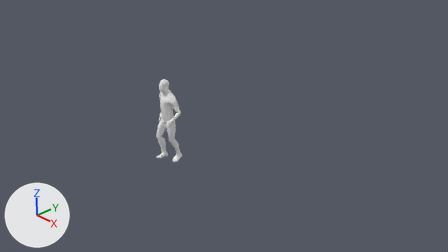
The Blender file anim_man.blend, before and after one commit.
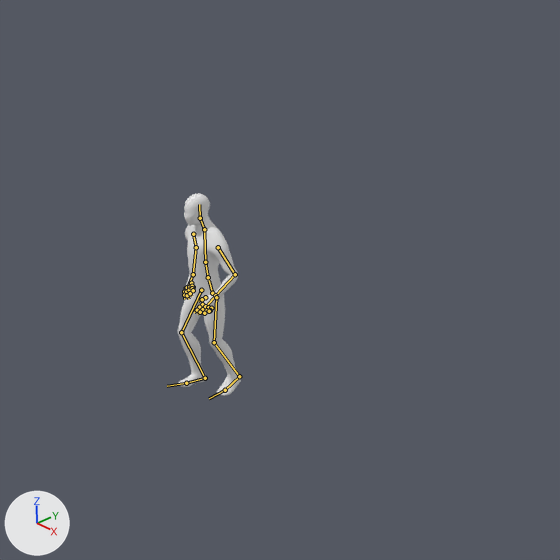
Old and new are each drawn from the file's camera 'Camera' and again close up on the part from 19% to 70% of the width and 0% to 91% of the height. The lights are fixed; the arrows at lower left show +X, +Y and +Z. Both versions are drawn at frame 34 of the action 'Root|Root|Walk_loop|Root|Walk_loop'; the numbers are the values there. The bones that bend it are drawn over the model as lines in the close-ups.

The first close-up shows 'Human_BaseMesh'.
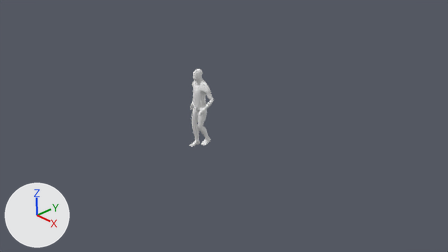
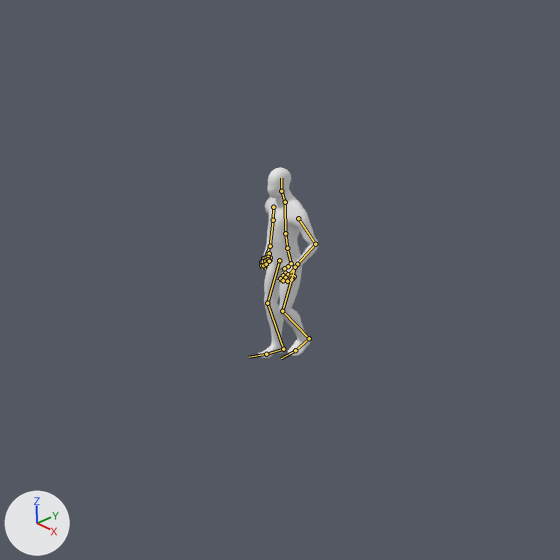
Changed parts and their boxes (x1, y1, x2, y2) in the close-ups (560 x 560 px):
'Human_BaseMesh', posed: before (178, 193, 241, 396); after (258, 167, 318, 358)
bone 'hips', root to tip: before (212, 293) to (209, 280); after (291, 263) to (288, 251)
bone 'upper_arm.L', root to tip: before (218, 247) to (235, 274); after (298, 218) to (315, 244)
bone 'upper_arm.R', root to tip: before (193, 234) to (196, 247); after (273, 207) to (273, 220)
bone 'forearm.R', root to tip: before (196, 247) to (193, 274); after (273, 220) to (270, 246)
bone 'thigh.L', root to tip: before (216, 297) to (214, 342); after (295, 267) to (282, 311)
bone 'shin.L', root to tip: before (214, 342) to (239, 376); after (282, 311) to (309, 338)
bone 'foot.L', root to tip: before (239, 376) to (225, 390); after (309, 338) to (295, 350)
bone 'thigh.R', root to tip: before (201, 290) to (181, 332); after (279, 260) to (267, 303)
bone 'shin.R', root to tip: before (181, 332) to (205, 378); after (267, 303) to (283, 349)
bone 'foot.R', root to tip: before (205, 378) to (186, 383); after (283, 349) to (266, 354)

The change in detail:
Bone 'hips' (bone_hips) moves from (0.0, 22.8, 107.7) to (0.0, 3.8, 21.5).
Bone 'upper_arm.L' (bone_upper_arm_l) turns from (-12, 23, -31) to (-13, 24, -31) degrees about its own x, y and z.
Bone 'upper_arm.R' (bone_upper_arm_r) turns from (-26, -39, 40) to (-25, -38, 38) degrees about its own x, y and z.
Bone 'forearm.R' (bone_forearm_r) turns from (41, -4, 10) to (44, -4, 10) degrees about its own x, y and z.
Bone 'thigh.L' (bone_thigh_l) turns from (-7, -7, 9) to (-24, -7, 9) degrees about its own x, y and z.
Bone 'shin.L' (bone_shin_l) turns from (19, 0, -1) to (44, 1, -2) degrees about its own x, y and z.
Bone 'foot.L' (bone_foot_l) turns from (2, 9, -5) to (11, 10, -4) degrees about its own x, y and z.
Bone 'thigh.R' (bone_thigh_r) turns from (-32, 9, -11) to (-20, 9, -10) degrees about its own x, y and z.
Bone 'shin.R' (bone_shin_r) turns from (34, -1, 2) to (16, 0, 1) degrees about its own x, y and z.
Bone 'foot.R' (bone_foot_r) turns from (14, -10, 6) to (6, -9, 7) degrees about its own x, y and z.
